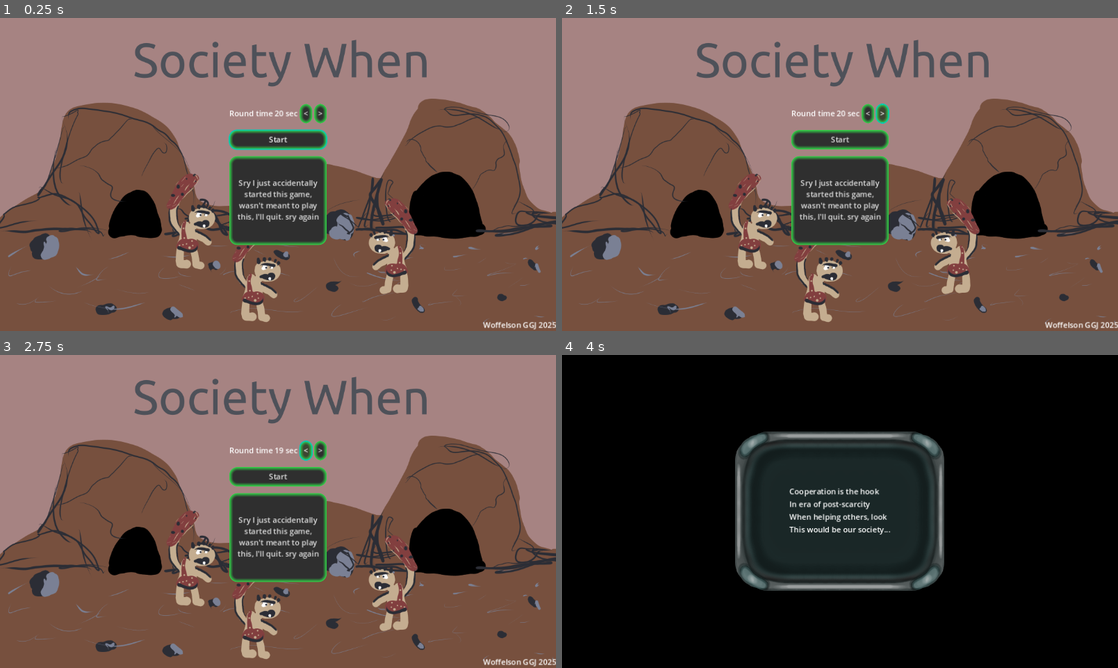
Above: before the commit, frames 1-4 (two rows, left to right).
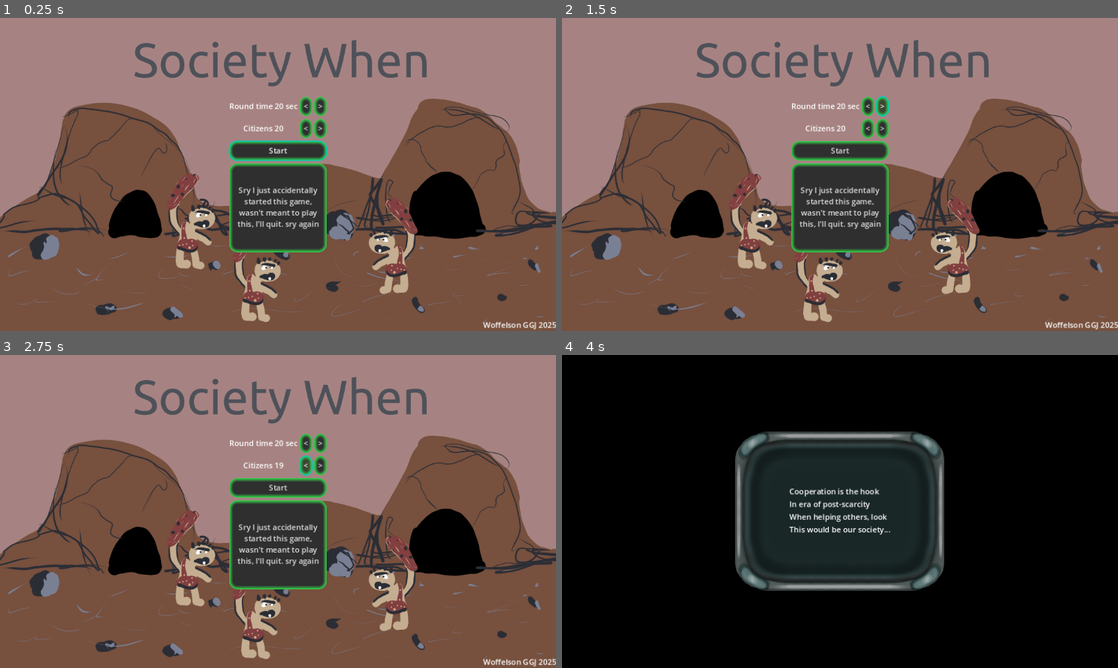
Above: after the commit, the same moments.

Repository: Woffelson/Bubble-Spot
Game: Godot game, scene res://main.tscn
The game is run twice, just before and just after one commit, with the same random seed, the same clock (stepped at 60 frames per second) and the same inputs. The engine's default icon, where the game draws it, is replaced by a stand-in: a white triangle on a blue panel in a dark square.
Inputs:
- Up to frame 1 (0.25 s): no input
- Up to frame 2 (1.5 s): click "<" at 0.5 s; click ">" at 1.25 s
- Up to frame 3 (2.75 s): click "<" at 2 s
- Up to frame 4 (4 s): click ">" at 2.75 s; click "Start" at 3.5 s

The runs differ from the first frame. In frame 1, 4.4% of the frame differs, in the area x 41-59%, y 25-75%; in frame 2, 4.4%; in frame 3, 4.4%; in frame 4, nothing differs.

Commit message:
post-jam update
altruism works now closer than intended, also additional settings etc

Diff:
--- a/game/choices.gd
+++ b/game/choices.gd
@@ -23,11 +23,11 @@
 func _process(_delta: float) -> void:
 	duration.value = duration.max_value - timer.time_left
 
-func time_begin(time: float, alt: Global.Alternatives):
+func time_begin(time: float, alt: Global.Alternatives) -> void:
 	timer.wait_time = time
 	duration.max_value = timer.wait_time
 	amount = randi_range(0,time)
-	print(amount)
+	#print(amount)
 	timer.start(time)
 	duration.show()
 	options.hide()
--- a/game/game.gd
+++ b/game/game.gd
@@ -4,7 +4,6 @@
 
 var menu_stuff: PackedScene = preload("res://game/choices.tscn")
 var its_on: bool = true
-#var tmp_resource: int = 0
 var world_size: Vector2i = Vector2i(16,16)
 var gatherers: Array[Gatherer]
 var society: int = 0
@@ -30,8 +29,7 @@
 	for x: int in world_size.x:
 		for y: int in world_size.y:
 			pass
-	var gs: int = 20
-	for g: int in gs:
+	for g: int in Global.citizens:
 		var gatherer: Gatherer = Gatherer.new()
 		if g == 0:
 			gatherer.player = true
@@ -43,12 +41,11 @@
 	choice_menu.add_child(choices)
 	choices.for_society_p.connect(dona.bind(true))
 	choices.random.connect(more_resu)
-	#world_timer.wait_time = 60*2
+	world_timer.wait_time = Global.time_range
 	world_timer.timeout.connect(end_game)
 	to_main_menu.pressed.connect(to_main.emit)
-	#await get_tree().create_timer(12.0).timeout
 
-func start_already():
+func start_already() -> void:
 	if choices: choices.button1.grab_focus()
 	world_timer.start()
 	for b: Bot in bots_node.get_children():
@@ -59,7 +56,7 @@
 		time_label.text = "Time: " + str(int(world_timer.time_left))
 	res_label.text = "Current resources: " + str(gatherers[0].resources[0])
 
-func create_bot(gatherer: Gatherer):
+func create_bot(gatherer: Gatherer) -> void:
 	gatherer.nimi = namegen.name_chooser(namegen.available_languages.pick_random())
 	var bot: Bot = Bot.new()
 	bot.resu = gatherer
@@ -67,7 +64,7 @@
 	bots_node.add_child(bot)
 	bot.for_society.connect(dona)
 
-func end_game():
+func end_game() -> void:
 	%P.hide()
 	scrolli.hide()
 	choice_menu.hide()
@@ -85,15 +82,16 @@
 	end_list.sort_custom(func(a: Gatherer, b: Gatherer): return a.resources[0] > b.resources[0])
 	for index: int in end_list.size():
 		var lbl: Label = Label.new()
-		lbl.text = end_list[index].nimi + ": " + str(end_list[index].resources[0])
+		lbl.set_autowrap_mode(TextServer.AUTOWRAP_WORD)
+		lbl.text = str(index+1) + ". " + end_list[index].nimi + ": " + str(end_list[index].resources[0])
 		results.add_child(lbl)
 	for index: int in end_list.size():
 		if end_list[index].nimi == "SOCIETY":
-			if index < 3:
+			if index <= round(Global.citizens/5.0):
 				bg.texture = images[0]
 				$Golden.play()
 				break
-			if index > 15:
+			if index > round(Global.citizens/2.0):
 				bg.texture = images[2]
 				$Stone.play()
 				break
@@ -102,8 +100,7 @@
 				$Normal.play()
 				break
 
-func more_resu(amt: int):
-	#scrolli.follow_focus
+func more_resu(amt: int) -> void:
 	var resname: String = " " + Global.resource_name
 	if amt > 1: resname += "s"
 	gatherers[0].resources[0] += amt
@@ -111,9 +108,8 @@
 	await get_tree().create_timer(.01).timeout
 	var sc = scrolli.get_v_scroll_bar()
 	sc.value = sc.max_value
-	#gatherers[0].resources[0] = tmp_resource
 
-func dona(p: bool = false):
+func dona(p: bool = false) -> void:
 	if p && gatherers[0].resources[0] > 0:
 		gatherers[0].resources[0] -= 1
 		society += 1
--- a/game/prelude.gd
+++ b/game/prelude.gd
@@ -11,13 +11,13 @@
 	await get_tree().create_timer(8.0).timeout
 	hnngh = true
 	timer.start(time)
-	timer.timeout.connect(yoo)
+	timer.timeout.connect(end_prelude)
 
 func _process(_delta: float) -> void:
 	if hnngh: $Society.modulate.a = timer.wait_time / time - timer.time_left / time
 	if Input.is_action_just_pressed("ui_accept"):
-		yoo()
+		end_prelude()
 
-func yoo():
+func end_prelude() -> void:
 	start.emit()
 	queue_free()
--- a/gatherer/bot.gd
+++ b/gatherer/bot.gd
@@ -36,11 +36,12 @@
 	exploring = false
 	if resu:
 		resu.resources[0] += amount
-		#print([resu.nimi, resu.resources[0]])
+		resu.altruism /= amount / 4.0 + 1.0 #greed grows
 	await get_tree().create_timer(randf_range(1.0,10.0)).timeout
 	exploration_decision()
-	if randf_range(resu.altruism,1.0) > 1.0 && resu.resources[0] > 0:
-		var dona: int = clampi(randi_range(1,resu.resources[0]),1,5)
-		for d in dona:
-			resu.resources[0] -= 1
-			for_society.emit()
+	var potential_donation: int = floor(resu.resources[0] * resu.altruism)
+	#if randf_range(resu.altruism,1.0) > 1.0 && resu.resources[0] > 0:
+	var dona: int = randi_range(0,potential_donation)
+	for d in dona:
+		resu.resources[0] -= 1
+		for_society.emit()
--- a/global.gd
+++ b/global.gd
@@ -2,3 +2,13 @@
 
 enum Alternatives {NEAR, MID, FAR}
 var resource_name: String = "mushroom"
+var time_range: int = 20:
+	set(value):
+		time_range = clampi(value,10,3600)
+	get():
+		return time_range
+var citizens: int = 20:
+	set(value):
+		citizens = clampi(value,2,100)
+	get():
+		return citizens
--- a/main.gd
+++ b/main.gd
@@ -1,15 +1,11 @@
 extends Node
 
 @export var game_pack: PackedScene = preload("res://game/Game.tscn")
-var time_range: int = 20:
-	set(value):
-		time_range = clampi(value,10,3600)
-	get():
-		return time_range
 
 var game: Node2D
 
 @onready var round_time: Label = %Round
+@onready var citizen_lbl: Label = %Citizens
 @onready var main_menu: Control = %MainMenu
 @onready var start: Button = %Start
 @onready var quit: Button = %NotStart
@@ -21,13 +17,14 @@
 	quit.pressed.connect(get_tree().quit)
 
 func _process(_delta: float) -> void:
-	round_time.text = "Round time " + str(time_range) + " sec"
+	round_time.text = "Round time " + str(Global.time_range) + " sec"
+	citizen_lbl.text = "Citizens " + str(Global.citizens)
 
 func start_game() -> void:
 	main_menu.hide()
 	game = game_pack.instantiate()
 	add_child(game)
-	game.world_timer.wait_time = time_range
+	game.world_timer.wait_time = Global.time_range
 	game.to_main.connect(end_game)
 	start_sound.stop()
 
@@ -39,7 +36,13 @@
 	start.grab_focus()
 
 func _on_lower_pressed() -> void:
-	time_range -= 1
+	Global.time_range -= 1
 
 func _on_higher_pressed() -> void:
-	time_range += 1
+	Global.time_range += 1
+
+func _on_lower_c_pressed() -> void:
+	Global.citizens -= 1
+
+func _on_higher_c_pressed() -> void:
+	Global.citizens += 1
--- a/main.tscn
+++ b/main.tscn
@@ -36,7 +36,7 @@
 [node name="VBoxContainer" type="VBoxContainer" parent="MainMenu/CenterContainer"]
 custom_minimum_size = Vector2(128, 128)
 layout_mode = 2
-theme_override_constants/separation = 14
+theme_override_constants/separation = 6
 alignment = 1
 
 [node name="HBoxContainer" type="HBoxContainer" parent="MainMenu/CenterContainer/VBoxContainer"]
@@ -45,6 +45,7 @@
 [node name="Round" type="Label" parent="MainMenu/CenterContainer/VBoxContainer/HBoxContainer"]
 unique_name_in_owner = true
 layout_mode = 2
+size_flags_horizontal = 3
 text = "Round time: "
 horizontal_alignment = 1
 
@@ -53,6 +54,24 @@
 text = "<"
 
 [node name="Higher" type="Button" parent="MainMenu/CenterContainer/VBoxContainer/HBoxContainer"]
+layout_mode = 2
+text = ">"
+
+[node name="HBoxContainer2" type="HBoxContainer" parent="MainMenu/CenterContainer/VBoxContainer"]
+layout_mode = 2
+
+[node name="Citizens" type="Label" parent="MainMenu/CenterContainer/VBoxContainer/HBoxContainer2"]
+unique_name_in_owner = true
+layout_mode = 2
+size_flags_horizontal = 3
+text = "Citizens: "
+horizontal_alignment = 1
+
+[node name="LowerC" type="Button" parent="MainMenu/CenterContainer/VBoxContainer/HBoxContainer2"]
+layout_mode = 2
+text = "<"
+
+[node name="HigherC" type="Button" parent="MainMenu/CenterContainer/VBoxContainer/HBoxContainer2"]
 layout_mode = 2
 text = ">"
 
@@ -85,7 +104,10 @@
 [node name="StartSound" type="AudioStreamPlayer" parent="."]
 unique_name_in_owner = true
 stream = ExtResource("2_8xgoa")
+volume_db = -5.0
 autoplay = true
 
 [connection signal="pressed" from="MainMenu/CenterContainer/VBoxContainer/HBoxContainer/Lower" to="." method="_on_lower_pressed"]
 [connection signal="pressed" from="MainMenu/CenterContainer/VBoxContainer/HBoxContainer/Higher" to="." method="_on_higher_pressed"]
+[connection signal="pressed" from="MainMenu/CenterContainer/VBoxContainer/HBoxContainer2/LowerC" to="." method="_on_lower_c_pressed"]
+[connection signal="pressed" from="MainMenu/CenterContainer/VBoxContainer/HBoxContainer2/HigherC" to="." method="_on_higher_c_pressed"]
